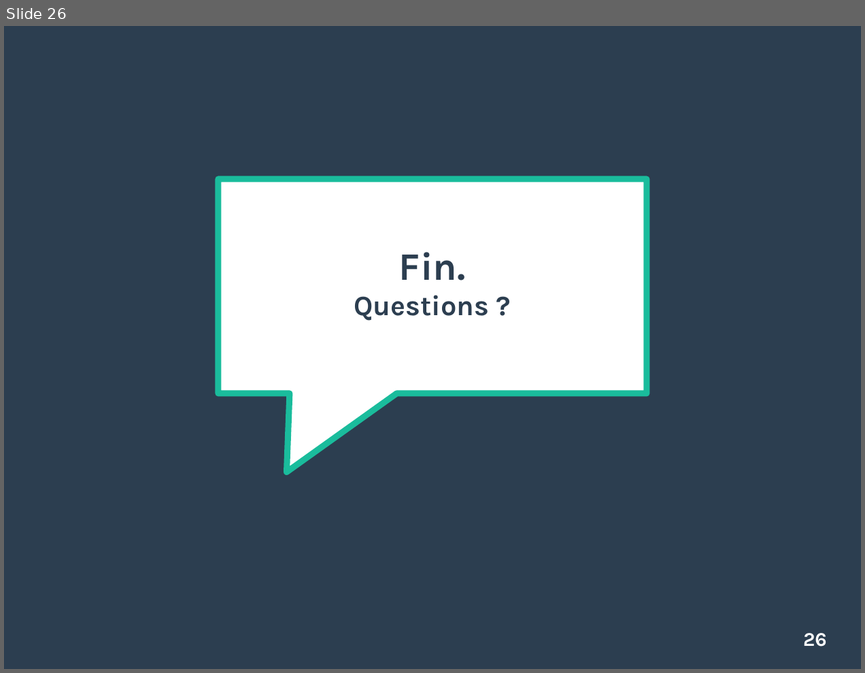
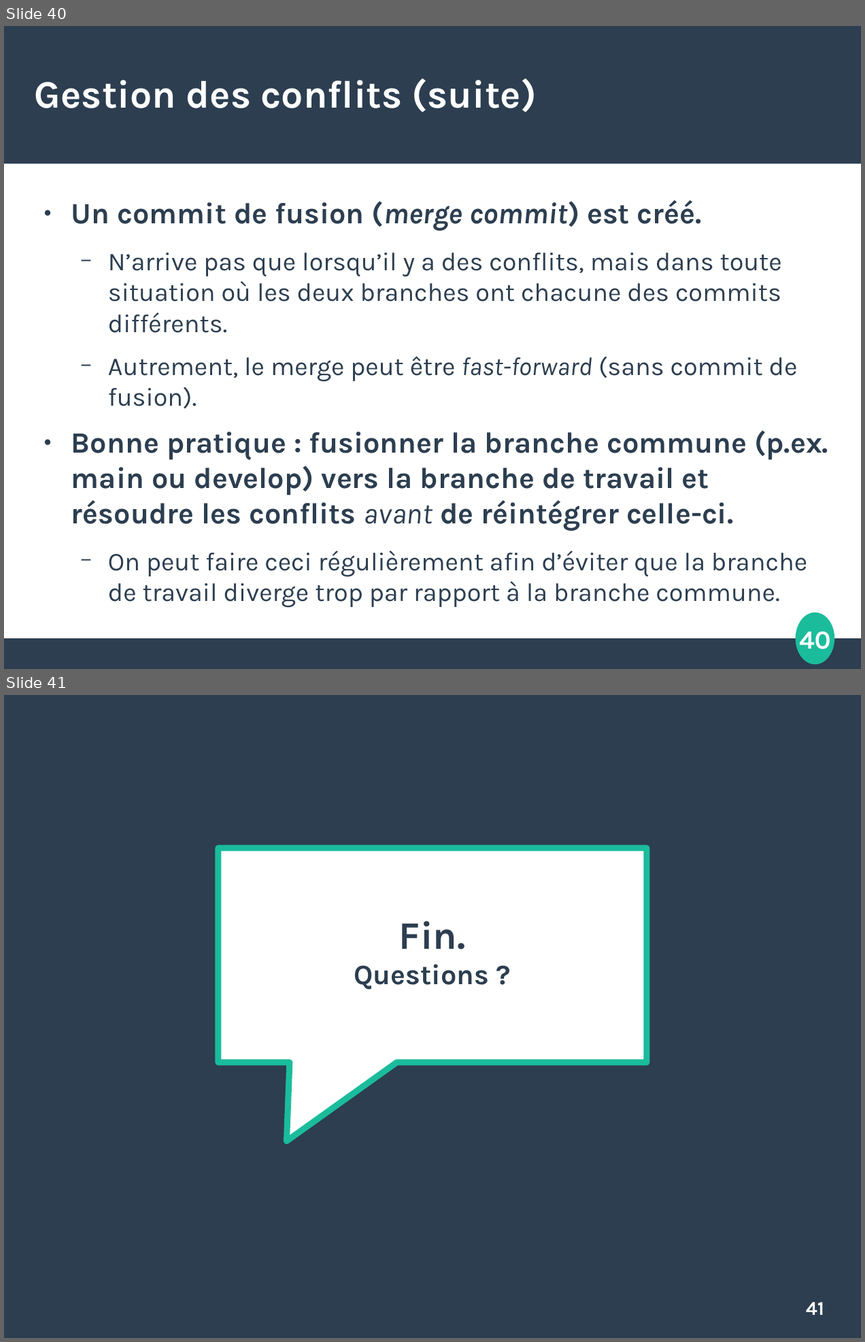
Before and after one commit to etdube/formation_git, a slide deck: Présentation git.odp. Shown one above the other, each under a label of ours: slide 26 before the commit, slides 40 and 41 after it. The pictures are 865x673 and 865x1342 pixels, drawn with LibreOffice and Linux fonts; fonts in the diff are those of the drawing. Boxes give left, top, right and bottom in pixels: in the first picture for what was removed or moved away, otherwise in the second. Text is boxed around its words. In the diff, an @@ line names an element or a change of style, - is before the commit and + after.

Commit message:
Ajout section gestion conflits

```diff
--- a/Présentation git.odp
+++ b/Présentation git.odp
@@ slide 40 added at (4, 26, 861, 669), background #FFFFFF @@
@@ rectangle added at (4, 26, 861, 163), fill #2C3E50 @@
@@ title added at (35, 78, 536, 112), 36 pt, text #FFFFFF, bold @@
+Gestion des conflits (suite)
@@ text added at (71, 200, 828, 607), 23.8 pt, text #2C3E50 @@
+● Un commit de fusion (merge commit) est créé.
+  − N’arrive pas que lorsqu’il y a des conflits, mais dans toute situation où les deux branches ont chacune des commits différents.
+  − Autrement, le merge peut être fast-forward (sans commit de fusion).
+● Bonne pratique : fusionner la branche commune (p.ex. main ou develop) vers la branche de travail et résoudre les conflits avant de réintégrer celle-ci.
+  − On peut faire ceci régulièrement afin d’éviter que la branche de travail diverge trop par rapport à la branche commune.
@@ ellipse added at (796, 613, 834, 665), fill #1ABC9C, outline #1ABC9C 0.85 pt @@
@@ page number added at (799, 631, 831, 655), 24 pt, text #FFFFFF, bold @@
+40
@@ rectangle added at (4, 638, 861, 668), fill #2C3E50 @@
@@ what was slide 26 is now slide 41 @@
@@ page number at (806, 1302, 824, 1314): text changed @@
-26
+41
```
Also in this commit, not shown: 2 slides changed, 15 other slides added, 1 slide removed, 5 other files.
